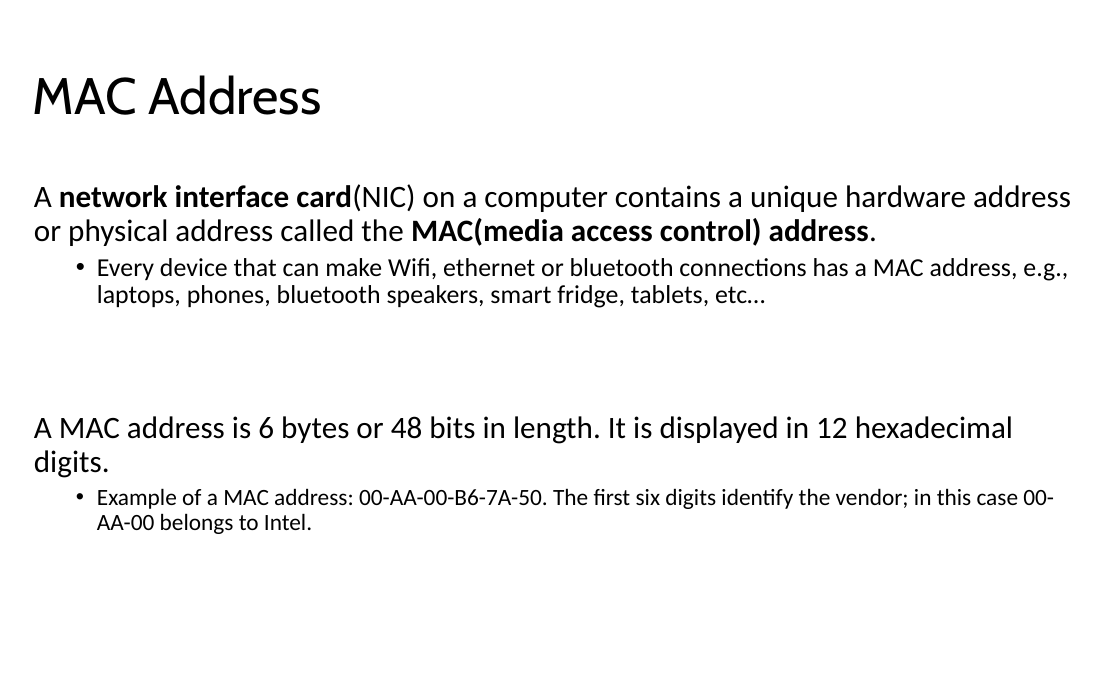
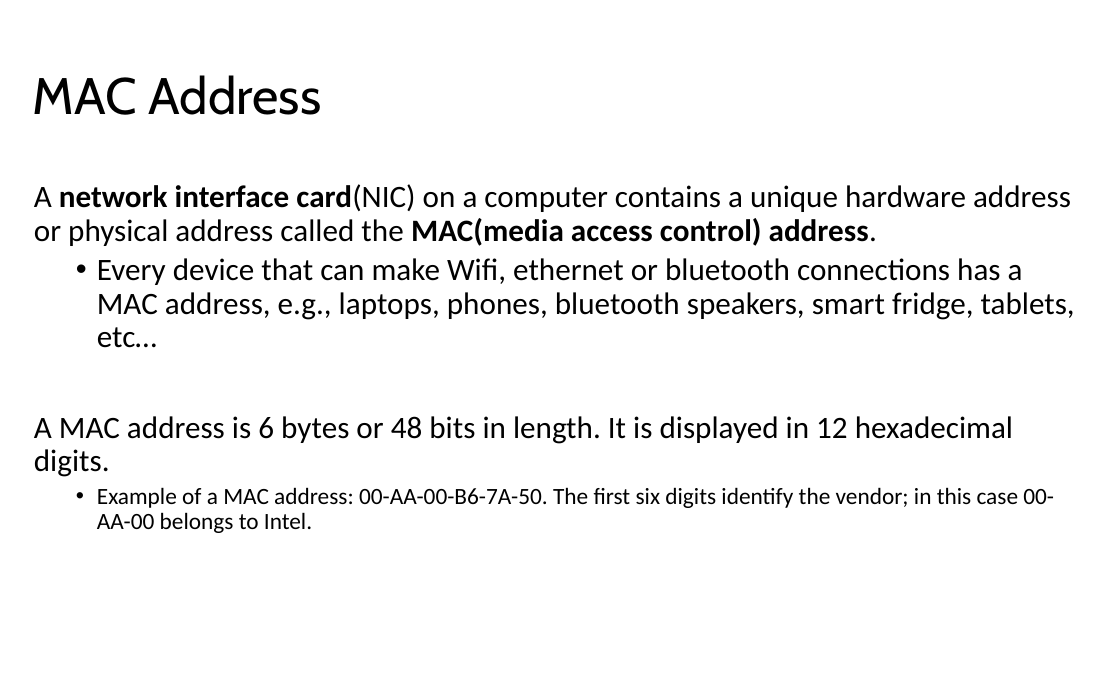
Before and after one commit to LongBaoNguyen/longbaonguyen.github.io, a slide deck: slide 8 of courses/apcsp/lect18.pptx. Drawn at 1120x700 pixels with LibreOffice and Linux fonts; fonts in the diff are those of the drawing. Boxes give left, top, right and bottom in pixels: in the first picture for what was removed or moved away, otherwise in the second. Text is boxed around its words. In the diff, an @@ line names an element or a change of style, - is before the commit and + after.

```diff
--- a/courses/apcsp/lect18.pptx
+++ b/courses/apcsp/lect18.pptx
@@ text at (x1=97, y1=258, x2=1075, y2=348): size 16.7 to 20 pt in "Every device that can make Wifi, ethernet ..." @@
```
Also in this commit, not shown: 3 other slides changed, 1 slide removed, 5 other files.
